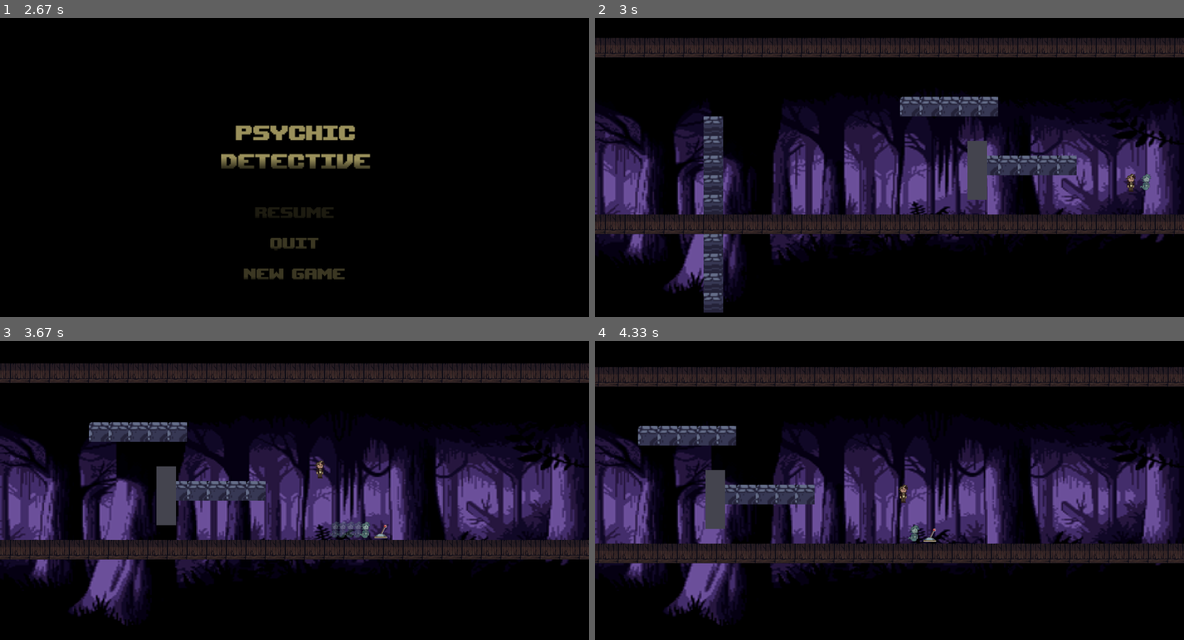
Above: before the commit, frames 1-4 (two rows, left to right).
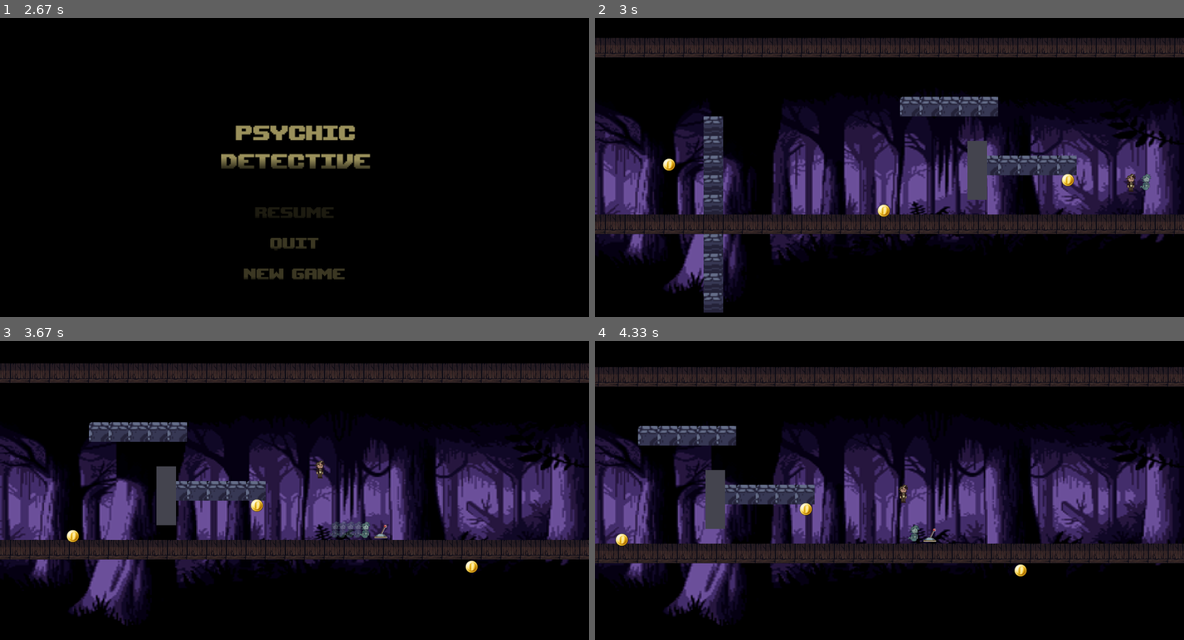
Above: after the commit, the same moments.

Repository: CS-321-Mystery-Inc/Murder-Mystery-pygame-
Game: pygame game, started from gameloop.py
Two runs of this game, one before a commit and one after it. Both use one fixed random seed, a clock stepped at 60 frames per second and the inputs below.
Inputs (mouse positions are in pixels of both pictures, inside the frame that each line leads up to):
- Up to frame 1 (2.67 s): type "2 (at the terminal prompt)" at 0 s; click (229, 206) at 0.38 s; click (482, 173) at 1.22 s; click (300, 206) at 1.55 s; click (111, 134) at 1.88 s; click (229, 143) at 2.22 s; click (306, 71) at 2.55 s
- Up to frame 2 (3 s): click (860, 269) at 2.88 s
- Up to frame 3 (3.67 s): hold E 3.17-3.47 s; hold Up 3.17-3.47 s; move the mouse to (276, 451) at 3.2 s; hold Up from 3.5 s (still down); tap Space at 3.57 s
- Up to frame 4 (4.33 s): release Up at 3.8 s; hold Right 3.83-4.3 s; tap Space at 3.9, 4.2 s

Frame 1 is identical in both runs. In frame 2, 0.2% of the frame differs, in the area x 11-82%, y 46-67%; in frame 3, 0.2%; in frame 4, 0.2%.

Commit message:
prototype-ish for collecting clues

Diff:
--- a/gameloop.py
+++ b/gameloop.py
@@ -10,6 +10,7 @@
 from menus.mainmenu import MainMenu
 from menus import button
 from database.save_load_service import SaveLoadService
+from scripts.clue import Clue
 
 class Game:
     def __init__(self, player_count = 1):
@@ -60,6 +61,8 @@
             'switch/flipped':Animation(load_images('entities/lever/flipped'), img_dur= 6)
         }
 
+        clue_img = load_image("entities/clues/placeholderclue.png")
+
         #instantiate the player
         self.player = PhysicsEntity(self, 'Player', (2000, 500), (35,64), "corporeal") #instantiate the player, call it player, place it as 50,50 and set its size to 8x15, default is corporeal body
 
@@ -72,6 +75,8 @@
         self.scroll = [0, 0]
 
         self.interactables = pygame.sprite.Group()
+        self.clues = pygame.sprite.Group()
+        self.collected_clues = []
         secret_wall = MovableWall(self, (1500, 400), size = (64, 192)) #example wall for tutorial interaction
         self.interactables.add(secret_wall)
 
@@ -90,6 +95,11 @@
         pygame.font.init() #initialize and use fonts
         self.pause_font = pygame.font.SysFont("Arial", 64, bold = True)
         self.menu_font = pygame.font.SysFont("Arial", 40, bold = True)
+
+        clue_positions = [(500, 450), (1200, 600), (1800, 500), (2500, 700)]
+        for i, pos in enumerate(clue_positions):
+            clue = Clue(pos, clue_img, f"Clue {i+1}")
+            self.clues.add(clue)
 
     # --- In-game save/load (corresponds to the class and sequence diagrams) ---
     def capture_positions(self):
@@ -183,6 +193,9 @@
 
                 self.tilemap.render(self.display, offset = render_scroll) #render the tilemap around the players, no need to render everything at all times
 
+                for item in self.clues:
+                    self.display.blit(item.image, (item.pos[0] - render_scroll[0], item.pos[1] - render_scroll[1]))
+
                 for item in self.interactables: #update and display the interactable items in the world
                     if not self.paused and not self.in_notebook:
                         item.update()
@@ -194,6 +207,11 @@
                     if self.numplayers == 2:
                         self.player2.update(self.tilemap, ((self.movement2[1] - self.movement2[0]) * 4, 0)) #same as above for 2nd player
                         self.player2.render(self.display, offset = render_scroll)
+                    for item in list(self.clues):
+                        if item.collect(self.player):
+                            self.collected_clues.append(item.item_name)
+                        elif self.numplayers == 2 and item.collect(self.player2):
+                            self.collected_clues.append(item.item_name)
                 else:
                     self.player.render(self.display, offset = render_scroll)
                     if self.numplayers == 2:
@@ -292,6 +310,13 @@
                             else:
                                 pass
                         if event.key == pygame.K_e:
+                            for item in list(self.clues):
+                                if item.can_collect(self.player):
+                                    self.collected_clues.append(item.item_name)
+                                    item.kill()
+                                elif self.numplayers == 2 and item.can_collect(self.player2):
+                                    self.collected_clues.append(item.item_name)
+                                    item.kill()
                             for item in self.interactables:
                                 if self.player.get_rect().colliderect(item.rect):
                                     item.interact(self.player)
--- /dev/null
+++ b/scripts/clue.py
@@ -0,0 +1,17 @@
+import pygame
+
+class Clue(pygame.sprite.Sprite):
+    def __init__(self, pos, image, item_name):
+        super().__init__()
+        self.image = image
+        self.pos = pos
+        self.item_name = item_name
+        self.rect = self.image.get_rect(topleft=pos)
+    def collect(self, player):
+        if self.rect.colliderect(player.get_rect()):
+            print("Collected clue")
+            self.kill()
+            return True
+        return False
+    def can_collect(self, player):
+        return self.rect.colliderect(player.get_rect())
Binary file added: data/images/entities/clues/placeholderclue.png
